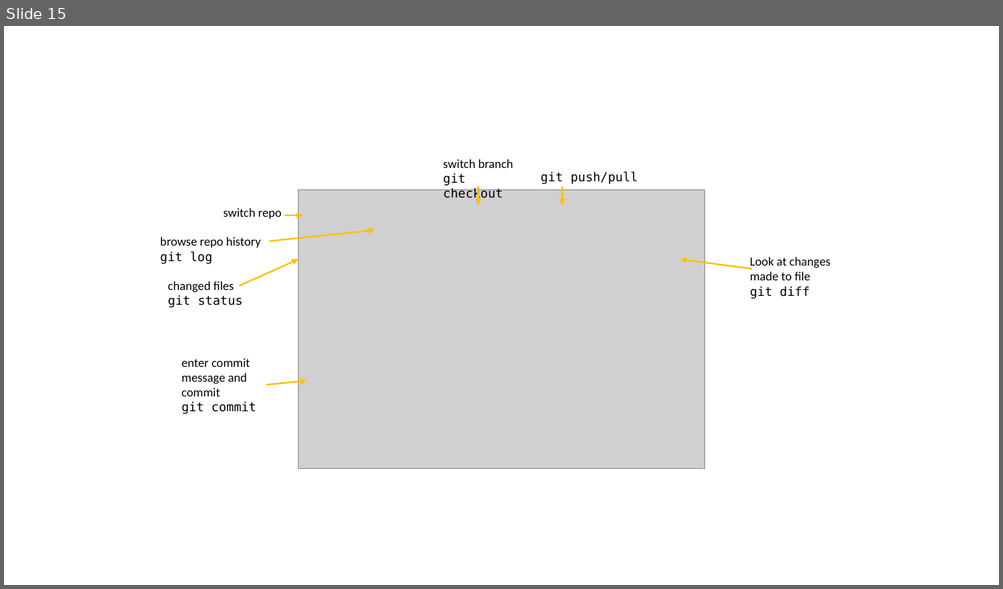
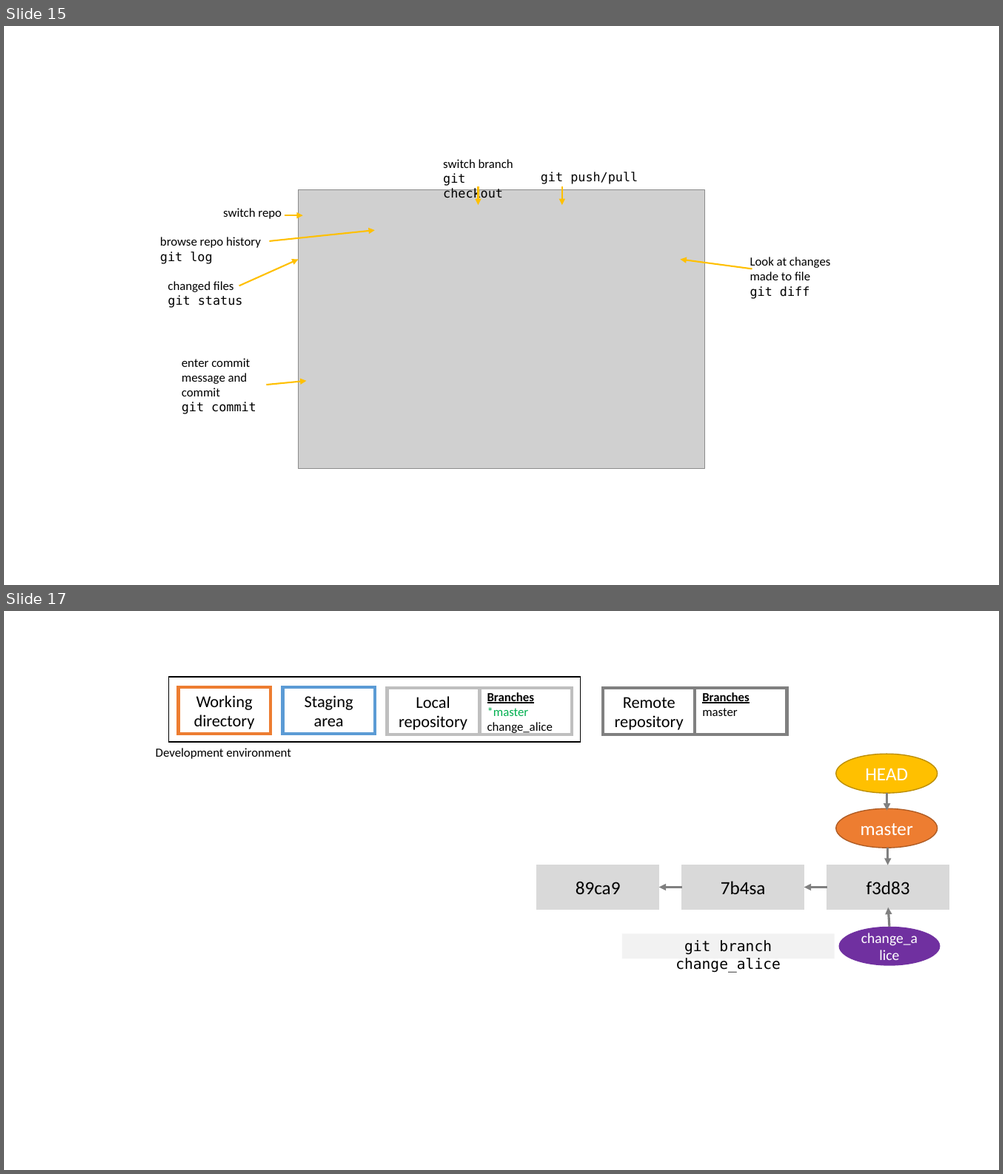
Before and after one commit to selinaZitrone/get-started-with-git, a slide deck: docs/slides/img/images.pptx. Shown one above the other, each under a label of ours: slide 15 before the commit, slides 15 and 17 after it; the slides between them are not shown. The pictures are 1003x589 and 1003x1174 pixels, drawn with LibreOffice and Linux fonts; fonts in the diff are those of the drawing; grey boxes stand for pictures. Boxes give left, top, right and bottom in pixels: in the first picture for what was removed or moved away, otherwise in the second. Text is boxed around its words. In the diff, an @@ line names an element or a change of style, - is before the commit and + after.

```diff
--- a/docs/slides/img/images.pptx
+++ b/docs/slides/img/images.pptx
@@ slide 17 added at <box>4,611,999,1170</box>, background #FFFFFF @@
@@ group added at <box>156,677,787,759</box>: 7 rectangles, 1 text @@
+Development environment
+Working directory
+Staging area
+Local repository
+Branches
+*master
+change_alice
+Remote repository
+Branches
+master
@@ group added at <box>537,755,949,966</box>: 5 arrows, 4 rectangles, 3 ellipses @@
+89ca9
+7b4sa
+f3d83
+master
+HEAD
+change_alice
+git branch change_alice
```
Also in this commit, not shown: 7 other slides added, 52 other files.
